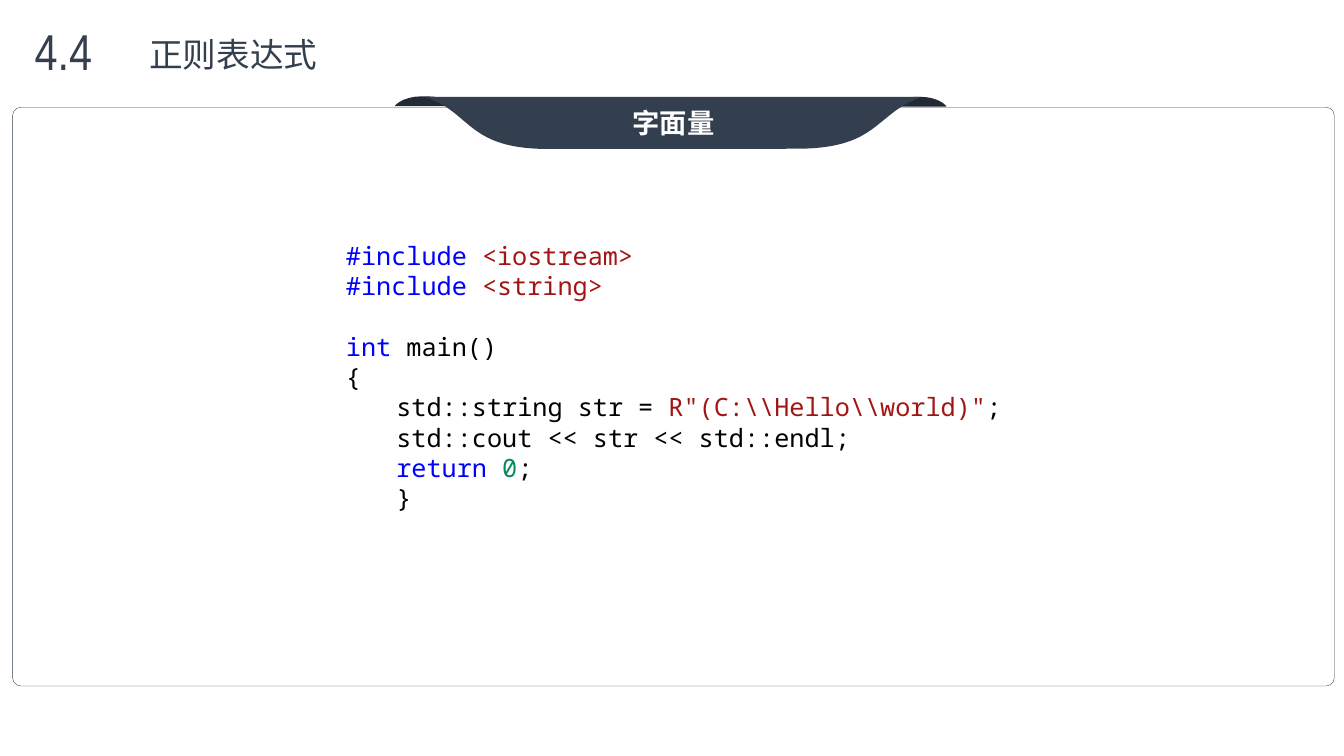
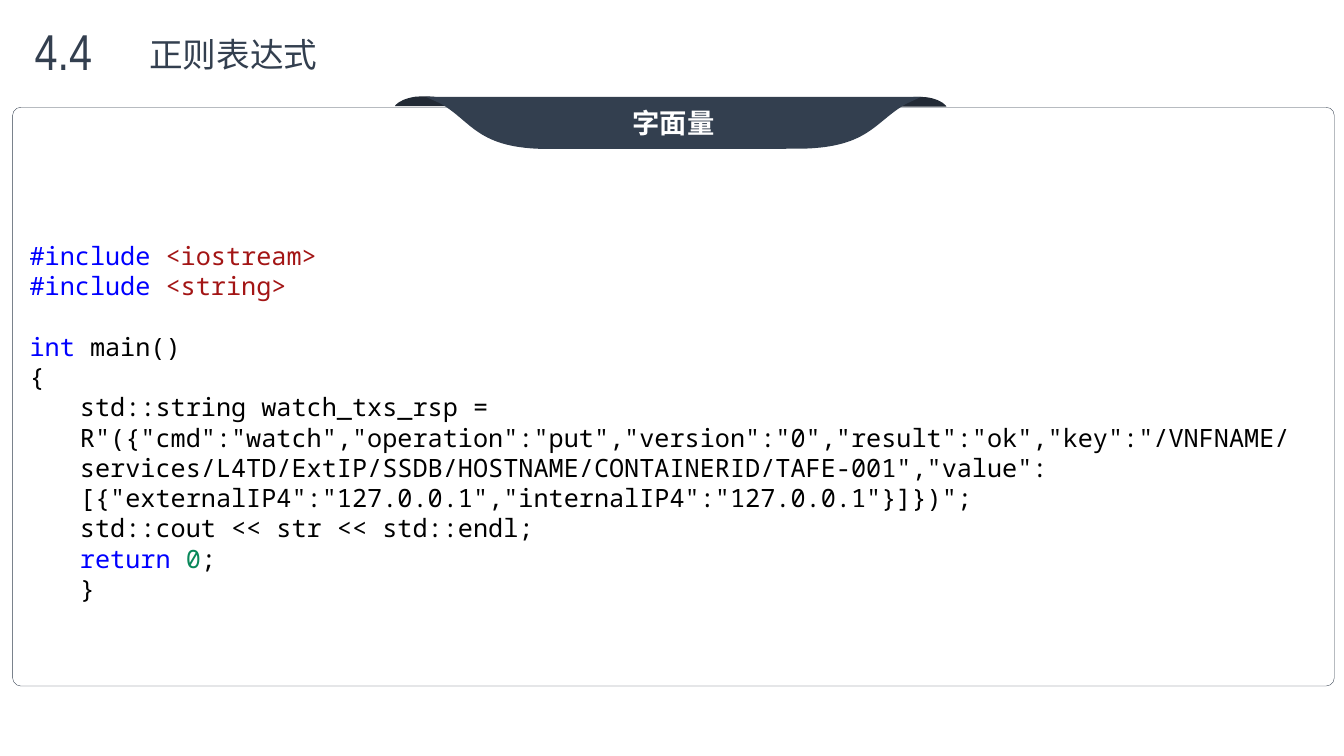
Before and after one commit to max4sharing/modern_cpp, a slide deck: slide 59 of C++11.pptx (slide 56 before the commit). Drawn at 1344x756 pixels with LibreOffice and Linux fonts; fonts in the diff are those of the drawing; background and template pictures are left out. Boxes give left, top, right and bottom in pixels: in the first picture for what was removed or moved away, otherwise in the second. Text is boxed around its words. In the diff, an @@ line names an element or a change of style, - is before the commit and + after.

Commit message:
aa

```diff
--- a/C++11.pptx
+++ b/C++11.pptx
@@ text "#include <iostream>": place and size @@
-text "#include <iostream>" at (346,246,1001,481)
+text "#include <iostream>" at (30,246,1290,572)
@@ text at (80,397,1290,511): text changed; text colour #A31515 to #000000 @@
-  std::string str = R"(C:\\Hello\\world)";
+  std::string watch_txs_rsp = R"({"cmd":"watch","operation":"put","version":"0","result":"ok","key":"/VNFNAME/services/L4TD/ExtIP/SSDB/HOSTNAME/CONTAINERID/TAFE-001","value":[{"externalIP4":"127.0.0.1","internalIP4":"127.0.0.1"}]})";
```
Also in this commit, not shown: 3 other slides changed, 3 slides added.
